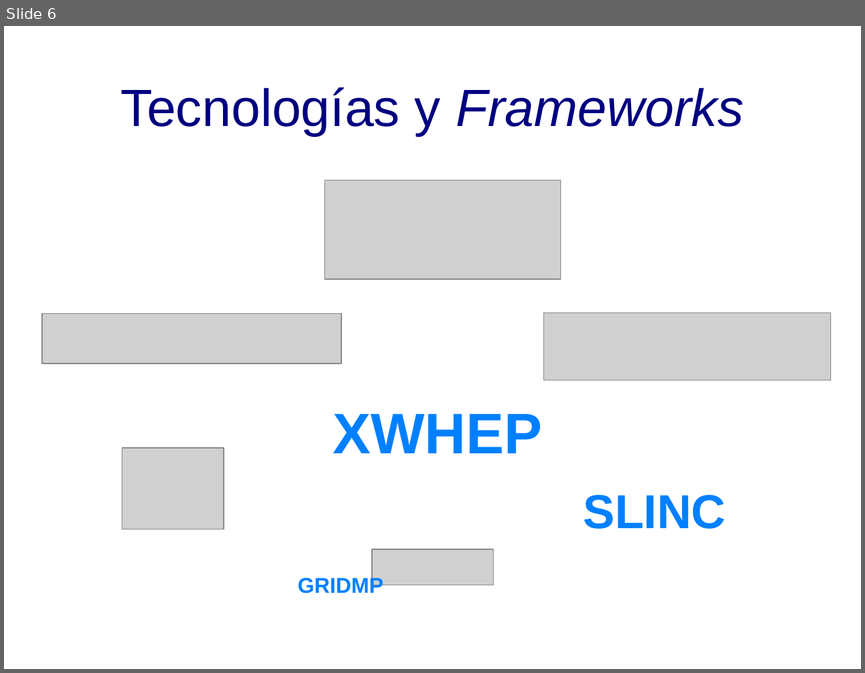
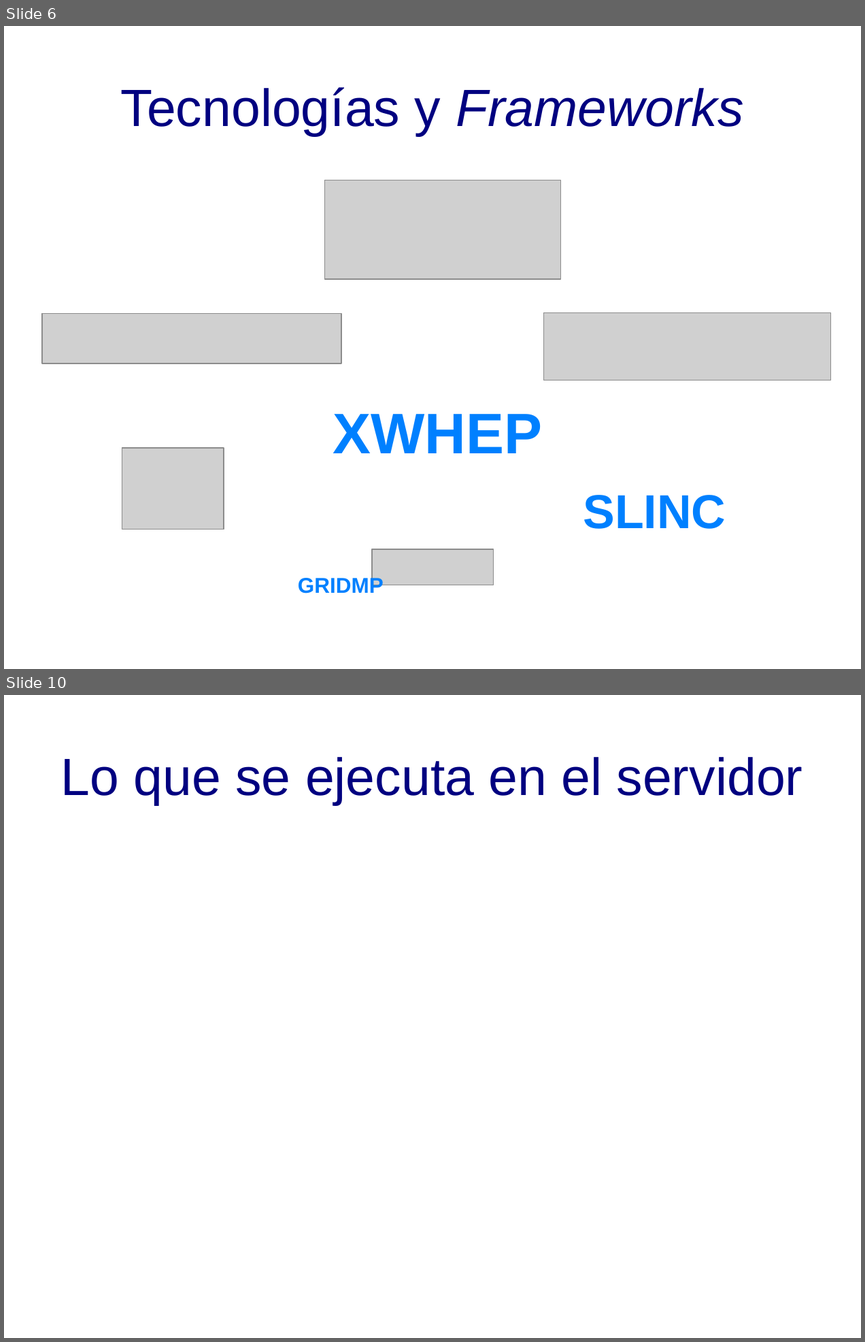
Before and after one commit to DesignJuggler/fasdkfjhasdlkjfhasldkjhfalsjdfasdf, a slide deck: TFI_Jorge_Sanchez_Presentacion.odp. Shown one above the other, each under a label of ours: slide 6 before the commit, slides 6 and 10 after it; the slides between them are not shown. The pictures are 865x673 and 865x1342 pixels, drawn with LibreOffice and Linux fonts; fonts in the diff are those of the drawing; grey boxes stand for pictures; background and template pictures are left out. Boxes give left, top, right and bottom in pixels: in the first picture for what was removed or moved away, otherwise in the second. Text is boxed around its words. In the diff, an @@ line names an element or a change of style, - is before the commit and + after.

```diff
--- a/TFI_Jorge_Sanchez_Presentacion.odp
+++ b/TFI_Jorge_Sanchez_Presentacion.odp
@@ slide 10 added at (x1=4, y1=695, x2=861, y2=1338), background picture (left out) @@
@@ title added at (x1=61, y1=757, x2=803, y2=805), 44 pt, text #000080 @@
+Lo que se ejecuta en el servidor
```
Also in this commit, not shown: 16 other slides added.
